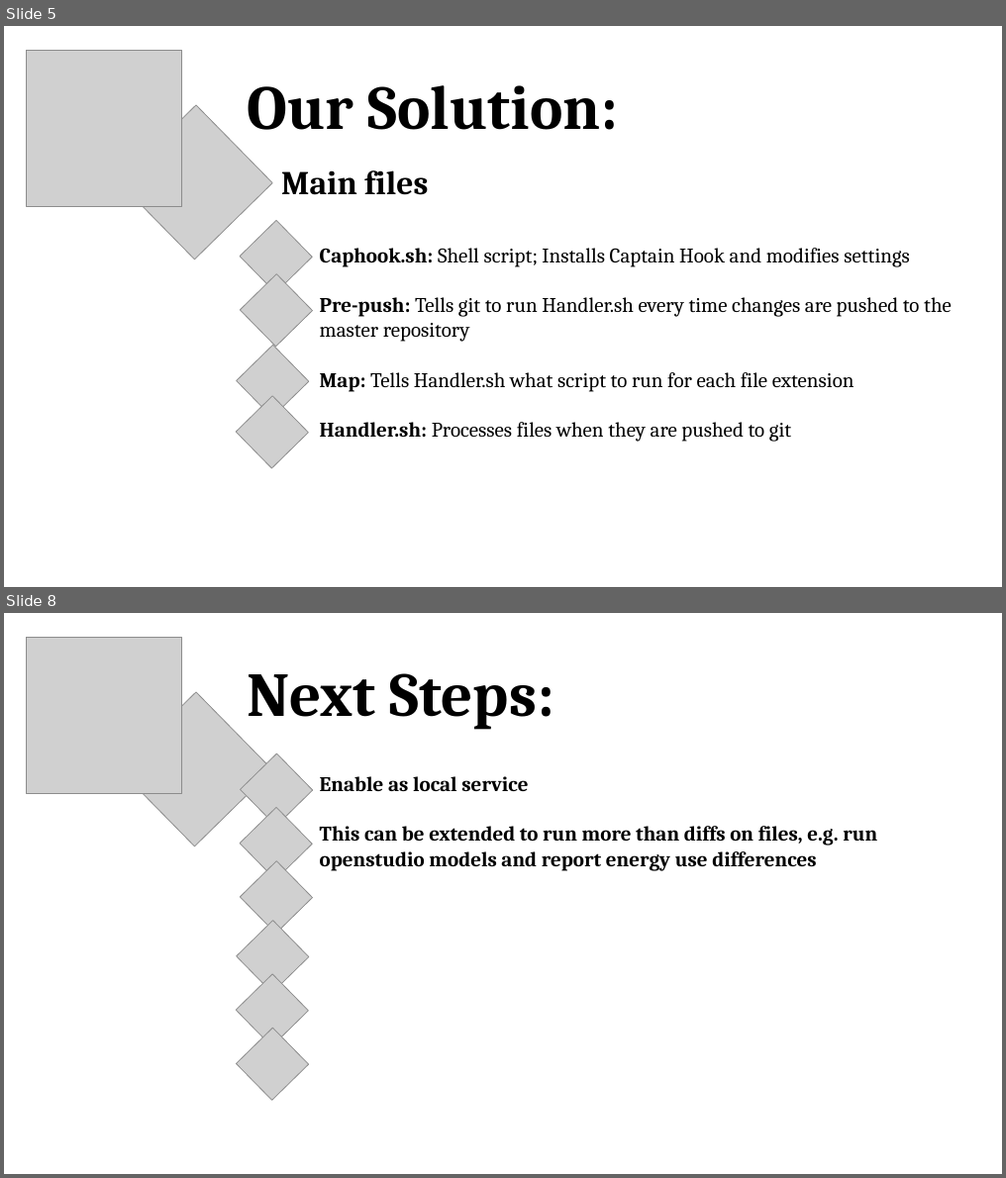
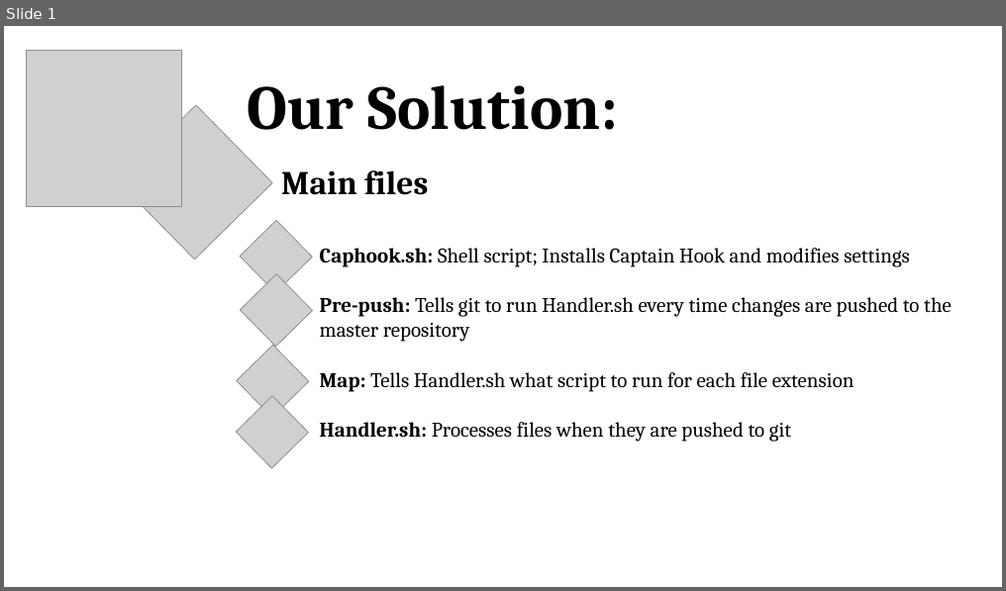
Before and after one commit to andrewsalveson/CaptainHook, a slide deck: presentation/CaptHook_Presentation_Luc.pptx. Shown one above the other, each under a label of ours: slides 5 and 8 before the commit, slide 1 after it; the slides between them are not shown. The pictures are 1006x1178 and 1006x591 pixels, drawn with LibreOffice and Linux fonts; fonts in the diff are those of the drawing; grey boxes stand for pictures. Boxes give left, top, right and bottom in pixels: in the first picture for what was removed or moved away, otherwise in the second. Text is boxed around its words. In the diff, an @@ line names an element or a change of style, - is before the commit and + after.

```diff
--- a/presentation/CaptHook_Presentation_Luc.pptx
+++ b/presentation/CaptHook_Presentation_Luc.pptx
@@ slide 8 removed at (4, 613, 1002, 1174), background #FFFFFF @@
@@ picture removed at (26, 637, 181, 792) @@
@@ picture removed at (119, 692, 273, 847) @@
@@ text removed at (248, 673, 554, 730) @@
-Next Steps:
@@ picture removed at (241, 754, 313, 826) @@
@@ text removed at (320, 776, 877, 871) @@
-Enable as local service
-This can be extended to run more than diffs on files, e.g. run openstudio models and report energy use differences
@@ picture removed at (240, 808, 312, 879) @@
@@ picture removed at (240, 861, 312, 934) @@
@@ picture removed at (237, 921, 309, 992) @@
@@ picture removed at (236, 974, 308, 1047) @@
@@ picture removed at (236, 1029, 308, 1100) @@
@@ what was slide 5 is now slide 1 @@
```
Also in this commit, not shown: 6 other slides removed.
